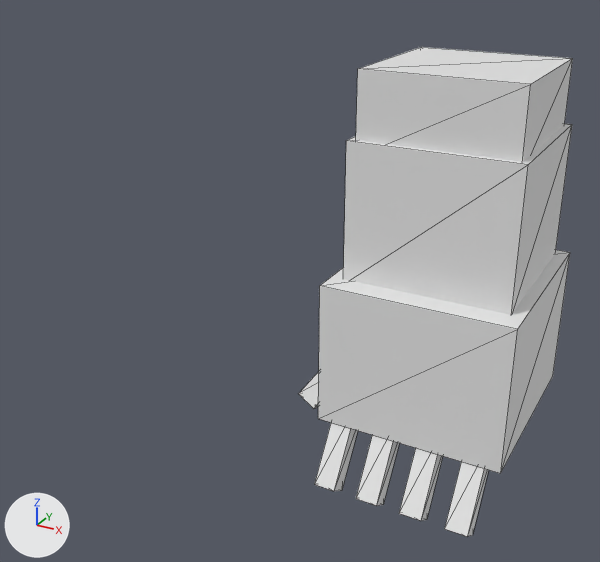
The glTF model assets/skills/models/wolfPaw.gltf as it was, and as the next commit left it.
Before and after are seen from a 50 mm lens placed at (0.76, -1.334, 1.427), pointed at (0.05, -0.044, 0.782). Every picture has the same lights, and +X, +Y and +Z are marked at lower left. The older version comes first. Mesh edges are drawn as thin lines. Vertices at exactly the same position are counted once.

Objects in the first picture: 'wolfPaw.001'.
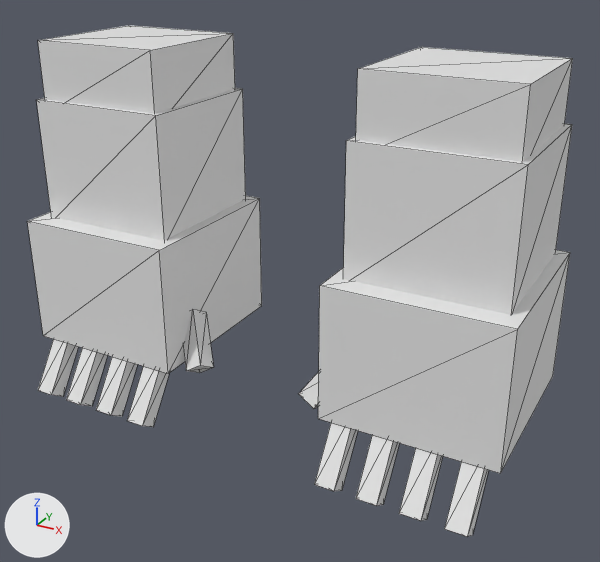
What differs and where, as boxes [x1, y1, x2, y2] in the pictures (600 x 562 px):
'wolfPaw.001', reshaped (99% wider): before [299, 47, 573, 537]; after [27, 25, 573, 537]
part 1 of me_wolfpaw, added: after [38, 25, 235, 114]
part 2 of me_wolfpaw, added: after [37, 88, 246, 241]
part 3 of me_wolfpaw, added: after [27, 196, 262, 373]
part 4 of me_wolfpaw, added: after [127, 366, 169, 427]
part 5 of me_wolfpaw, added: after [96, 357, 138, 416]
part 6 of me_wolfpaw, added: after [66, 348, 108, 406]
part 7 of me_wolfpaw, added: after [38, 339, 78, 396]
part 8 of me_wolfpaw, added: after [183, 310, 214, 373]

Patch to the scene script:
```diff
--- a/assets/skills/models/wolfPaw.gltf.py
+++ b/assets/skills/models/wolfPaw.gltf.py
@@ me_wolfpaw @@
 # used by ob_wolfpaw_001; location = (0.0, 0.0, 0.0)
-me_wolfpaw.from_pydata(...)  # 64 vertices, 96 faces; spans x 0.103..0.506, y -0.253..0.169, z 0.473..1.209
+me_wolfpaw.from_pydata(...)  # 128 vertices, 192 faces; spans x -0.506..0.506, y -0.253..0.169, z 0.473..1.209
+# me_wolfpaw part 1: a new loose piece, a box spanning x -0.472..-0.203, y -0.135..0.135, z 1.069..1.209
+# me_wolfpaw part 2: a new loose piece, a box spanning x -0.484..-0.191, y -0.146..0.146, z 0.844..1.097
+# me_wolfpaw part 3: a new loose piece, a box spanning x -0.506..-0.169, y -0.191..0.169, z 0.591..0.855
+# me_wolfpaw part 4: the loose piece of 8 vertices spanning x 0.194..0.233, y -0.253..-0.13, z 0.473..0.63 is copied, and the copy is moved by (-0.427, 0.0, 0.0); it spans x -0.233..-0.194, y -0.253..-0.13, z 0.473..0.63
+# me_wolfpaw part 5: the loose piece of 8 vertices spanning x 0.194..0.233, y -0.253..-0.13, z 0.473..0.63 is copied, and the copy is moved by (-0.509, 0.0, 0.0); it spans x -0.315..-0.276, y -0.253..-0.13, z 0.473..0.63
+# me_wolfpaw part 6: the loose piece of 8 vertices spanning x 0.194..0.233, y -0.253..-0.13, z 0.473..0.63 is copied, and the copy is moved by (-0.591, 0.0, 0.0); it spans x -0.397..-0.357, y -0.253..-0.13, z 0.473..0.63
+# me_wolfpaw part 7: the loose piece of 8 vertices spanning x 0.194..0.233, y -0.253..-0.13, z 0.473..0.63 is copied, and the copy is moved by (-0.672, 0.0, 0.0); it spans x -0.478..-0.439, y -0.253..-0.13, z 0.473..0.63
+# me_wolfpaw part 8: the loose piece of 8 vertices spanning x 0.103..0.201, y -0.164..-0.066, z 0.571..0.695 is copied, and the copy is multiplied about its middle by the matrix ((-0.898, -0.385, 0.214), (0.385, -0.449, 0.806), (-0.214, 0.806, 0.552)), then moved by (-0.304, 0.0, 0.0); it spans x -0.201..-0.103, y -0.164..-0.066, z 0.571..0.695
```
